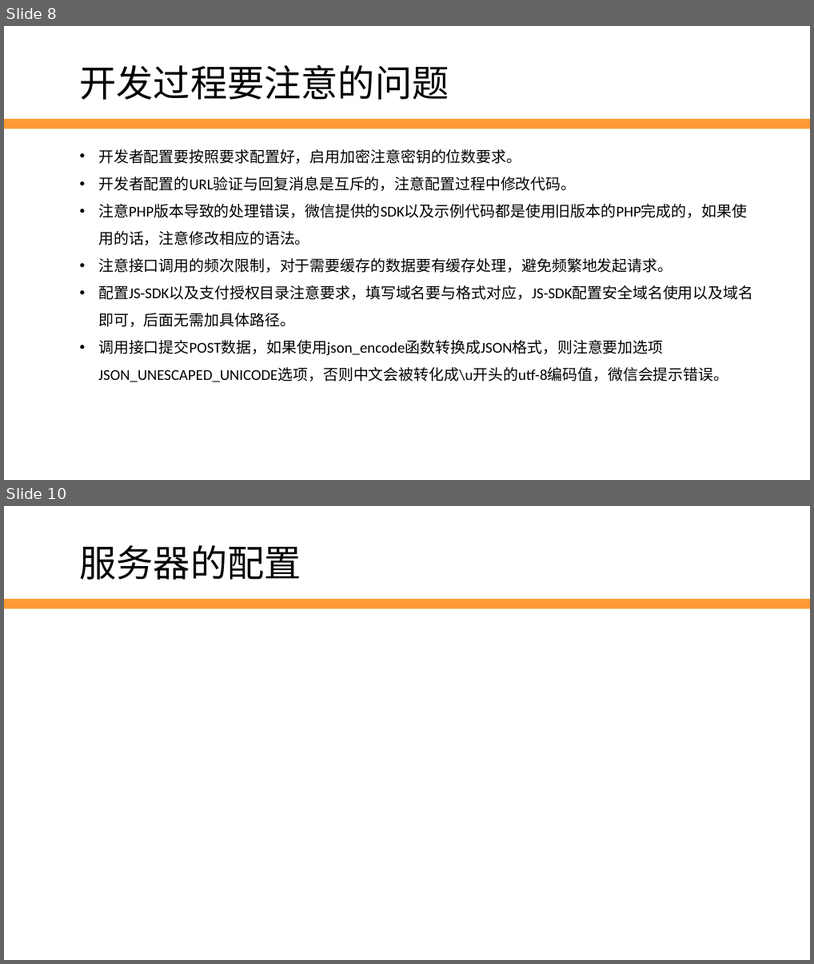
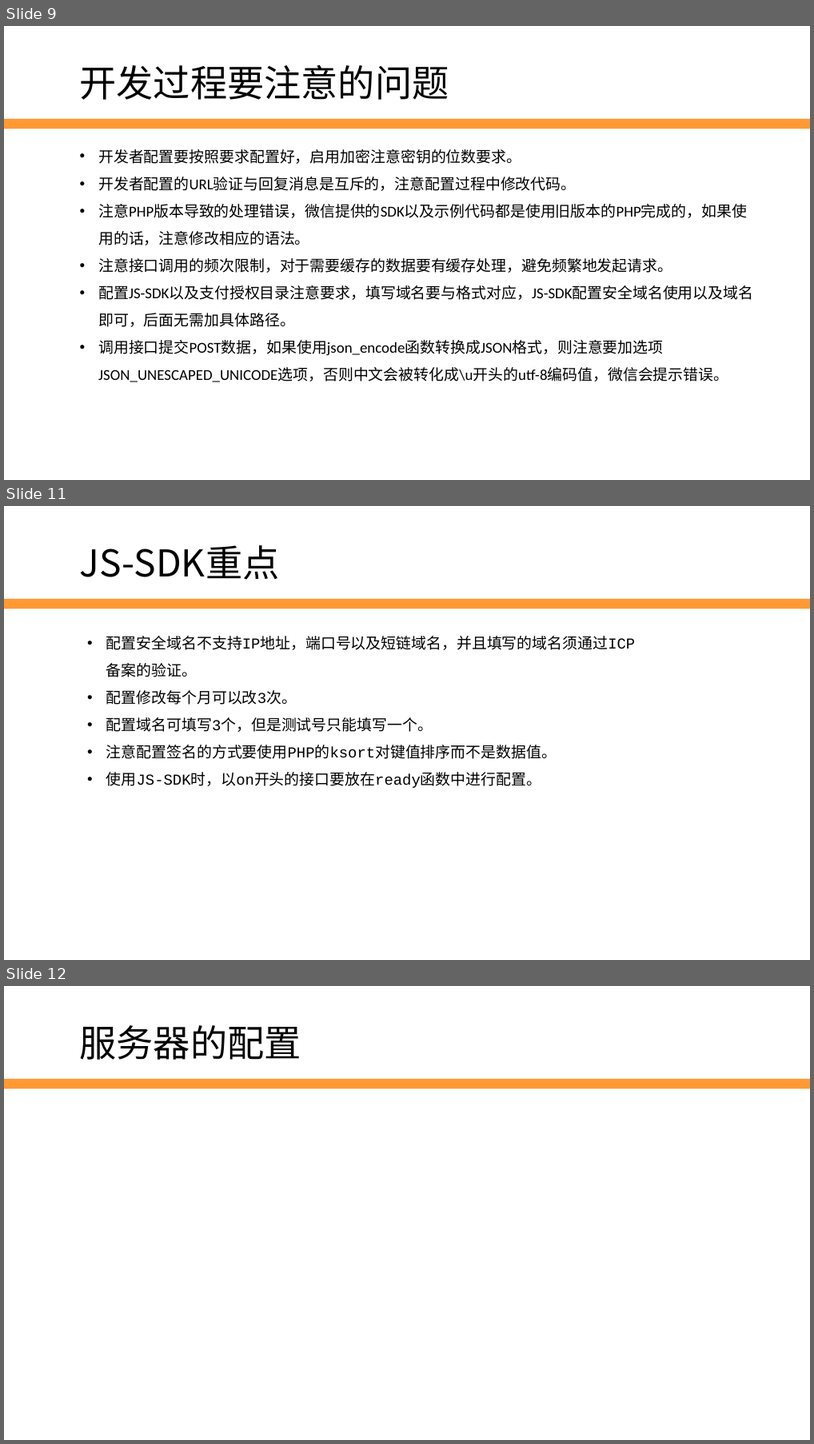
Before and after one commit to edu2act/2017-2018_1st_Wechat_Web_Programming, a slide deck: 课程ppt/第12讲 复习总结.pptx. Shown one above the other, each under a label of ours: slides 8 and 10 before the commit, slides 9, 11 and 12 after it; the slides between them are not shown. The pictures are 814x964 and 814x1444 pixels, drawn with LibreOffice and Linux fonts; fonts in the diff are those of the drawing; background and template pictures are left out. Boxes give left, top, right and bottom in pixels: in the first picture for what was removed or moved away, otherwise in the second. Text is boxed around its words. In the diff, an @@ line names an element or a change of style, - is before the commit and + after.

```diff
--- a/课程ppt/第12讲 复习总结.pptx
+++ b/课程ppt/第12讲 复习总结.pptx
@@ slide 11 added at <box>4,506,810,960</box>, background #FFFFFF; not listed: 1 template element that a slide beside it also shows @@
@@ text added at <box>80,545,280,580</box>, 44 pt, text #000000 @@
+JS-SDK重点
@@ text added at <box>106,636,635,788</box>, 18 pt, text #000000 @@
+• 配置安全域名不支持IP地址，端口号以及短链域名，并且填写的域名须通过ICP备案的验证。
+• 配置修改每个月可以改3次。
+• 配置域名可填写3个，但是测试号只能填写一个。
+• 注意配置签名的方式要使用PHP的ksort对键值排序而不是数据值。
+• 使用JS-SDK时，以on开头的接口要放在ready函数中进行配置。
@@ what was slide 8 is now slide 9 @@
@@ what was slide 10 is now slide 12 @@
```
Also in this commit, not shown: 5 slides changed, 2 other slides added, 2 slides removed, 2 other files.
